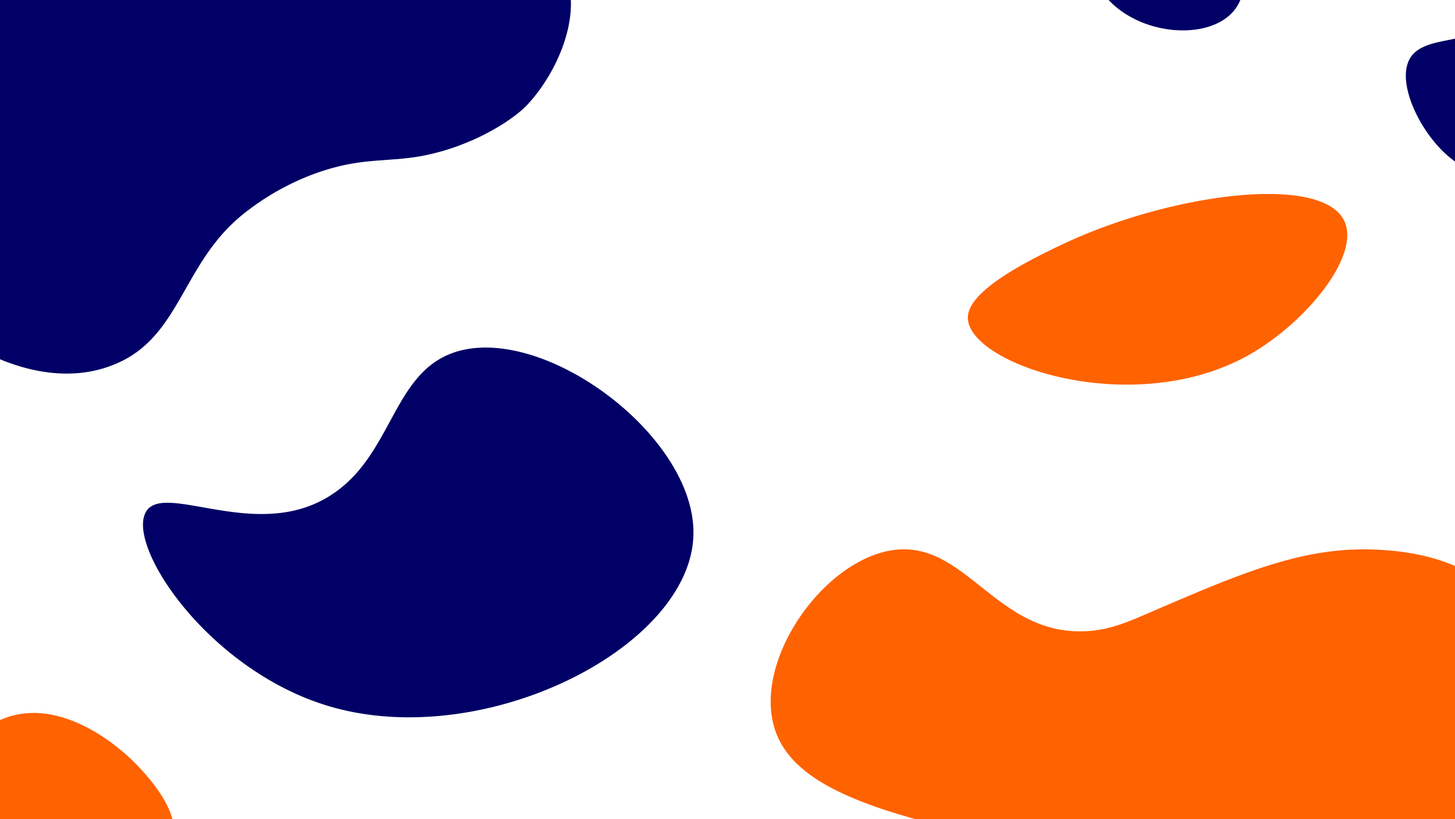
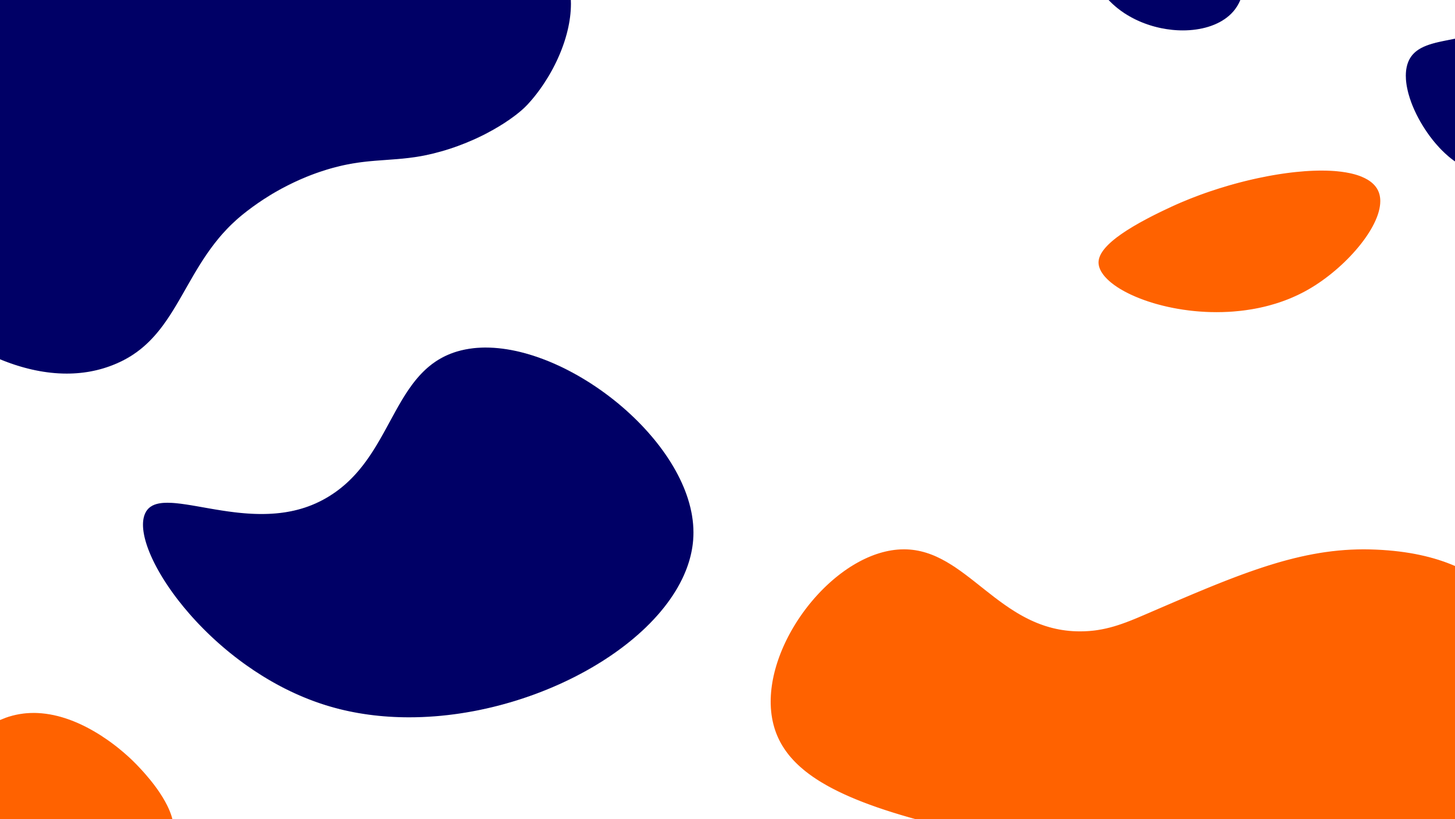
Layered file, before and after one edit (1455 × 819). Changes by layer:
painted on "Preenchimento de Cor 3" over [967, 169, 1381, 385]
